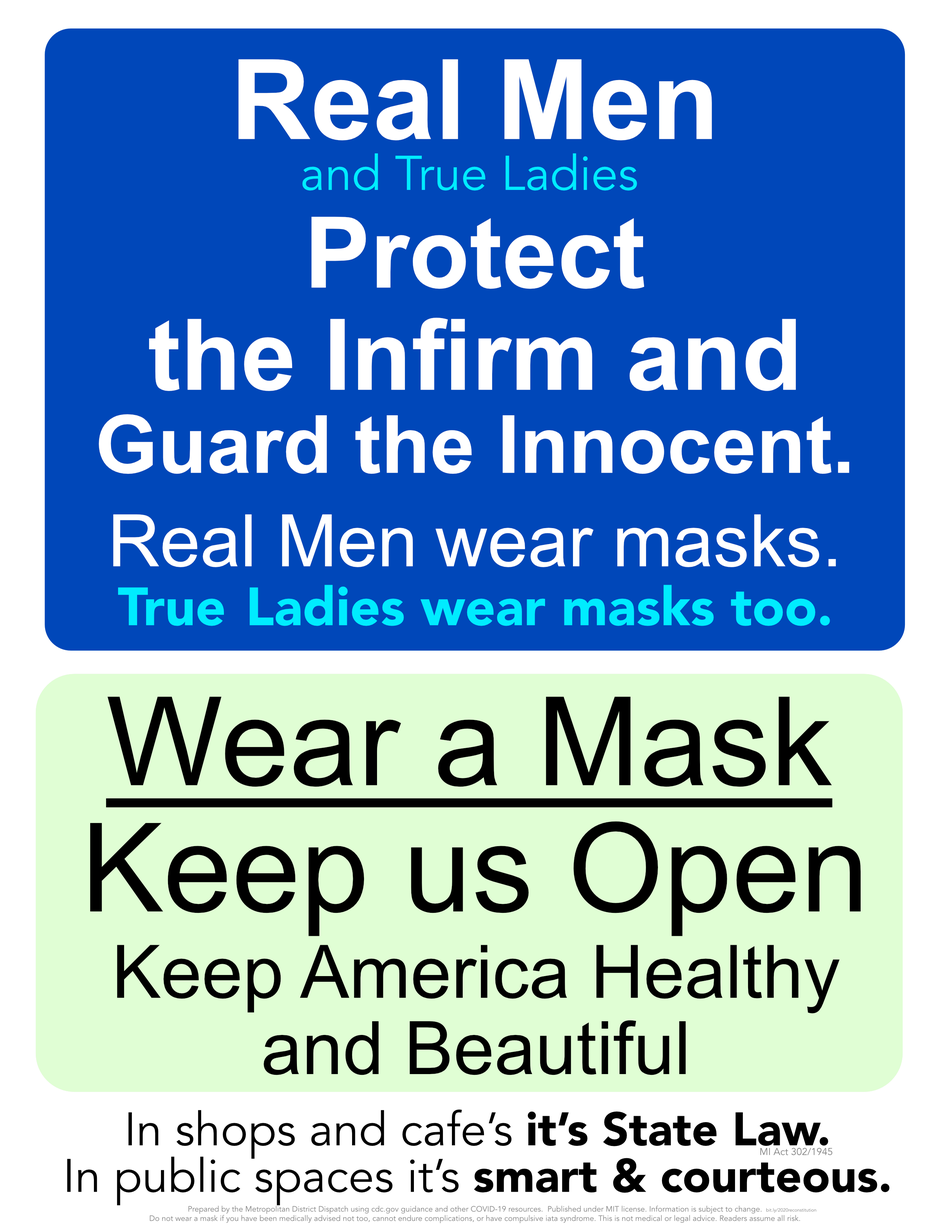
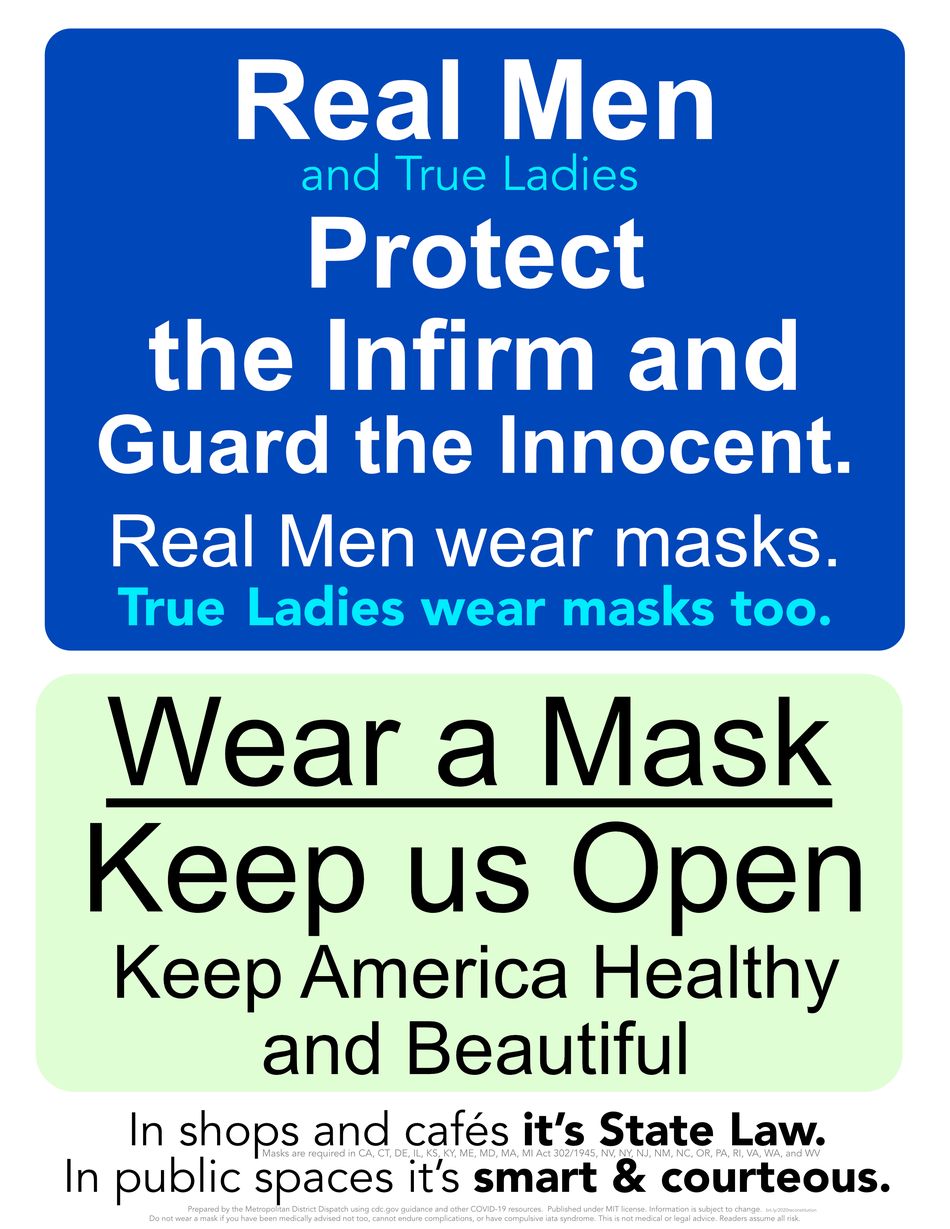
Revision of a layered 950×1229 image; what changed, layer by layer:
painted on (unnamed layer) (9th of 18, in (unnamed layer)) over [262, 1148, 833, 1160]
painted on (unnamed layer) (10th of 18, in (unnamed layer)) over [128, 1109, 829, 1160]
